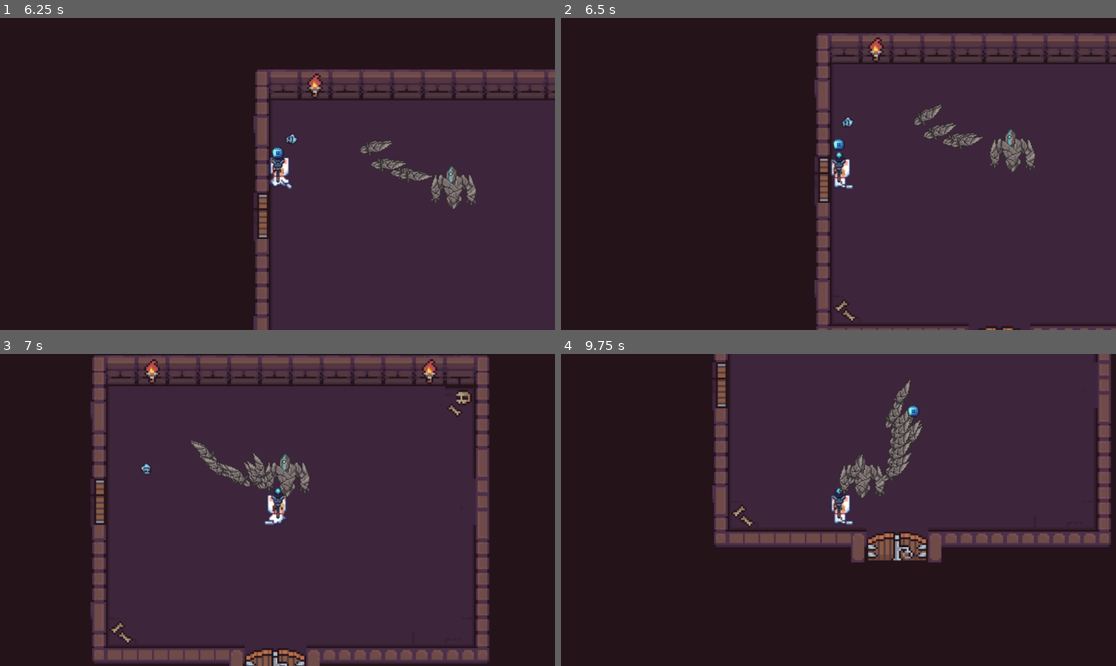
Above: before the commit, frames 1-4 (two rows, left to right).
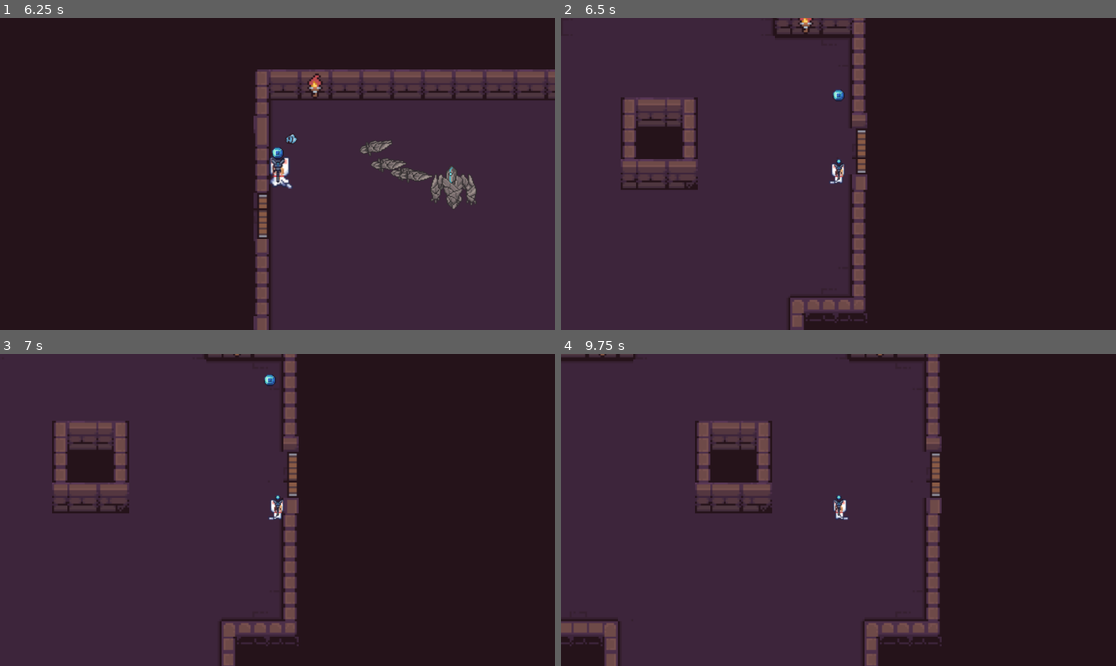
Above: after the commit, the same moments.

Repository: 50002/TaitajaRaSeKo25
Game: Godot game, scene res://start.tscn
Same seed, same stepped clock (60 frames per second), same inputs: the game is played once before the commit and once after it.
Inputs:
- Up to frame 1 (6.25 s): click "Start" at 0.5 s; tap Enter (Attack) at 1.25, 2.75 s; hold D (RIGHT) 1.28-2.03 s; hold Enter (Attack) 1.28-2.03 s; tap Space (Dash) at 2, 2.1, 3.5, 3.6, 5.1 s; hold S (DOWN) 2.03-2.78 s; hold D (RIGHT) 2.78-3.53 s; hold Enter (Attack) 2.78-3.53 s; hold W (UP) 3.53-4.28 s; hold Enter (Attack) 4.28-5.03 s; hold A (LEFT) 4.28-5.78 s; hold S (DOWN) from 5.78 s (still down); hold Enter (Attack) from 5.78 s (still down)
- Up to frame 2 (6.5 s): keep holding S (DOWN); keep holding Enter (Attack)
- Up to frame 3 (7 s): release S (DOWN) at 6.53 s; release Enter (Attack) at 6.53 s; hold D (RIGHT) from 6.53 s (still down); tap Space (Dash) at 6.6 s
- Up to frame 4 (9.75 s): release D (RIGHT) at 7.28 s; hold W (UP) 7.28-8.03 s; hold Enter (Attack) 7.28-8.03 s; hold D (RIGHT) 8.03-8.78 s; tap Space (Dash) at 8.1, 9.6 s; hold S (DOWN) 8.78-9.53 s; hold Enter (Attack) 8.78-9.53 s; hold A (LEFT) from 9.53 s (still down)

Frame 1 is identical in both runs. In frame 2, 90% of the frame differs, in the area x 0-100%, y 0-100%; in frame 3, 57%; in frame 4, 65%.

Commit message:
teleporter

Diff:
--- a/new-game-project/Level1.tscn
+++ b/new-game-project/Level1.tscn
@@ -1,5 +1,6 @@
-[gd_scene load_steps=7 format=4 uid="uid://c3o04q037yq4n"]
+[gd_scene load_steps=9 format=4 uid="uid://c3o04q037yq4n"]
 
+[ext_resource type="Script" path="res://level_1.gd" id="1_cg5pp"]
 [ext_resource type="Texture2D" uid="uid://bnqt8wmkh2gh" path="res://2D Pixel Dungeon Asset Pack v2.0/2D Pixel Dungeon Asset Pack/Dungeon_Tileset_at.png" id="1_rs3bh"]
 [ext_resource type="PackedScene" uid="uid://n24fa1ogoy0n" path="res://Player.tscn" id="2_t0ek6"]
 [ext_resource type="PackedScene" uid="uid://733rwva4mx4a" path="res://Boss.tscn" id="3_o1e8b"]
@@ -1197,7 +1198,11 @@
 physics_layer_0/collision_mask = 5
 sources/5 = SubResource("TileSetAtlasSource_wgwje")
 
+[sub_resource type="RectangleShape2D" id="RectangleShape2D_ibilo"]
+size = Vector2(8, 57)
+
 [node name="Node2D" type="Node2D"]
+script = ExtResource("1_cg5pp")
 
 [node name="TileMap" type="TileMap" parent="."]
 format = 2
@@ -1215,3 +1220,11 @@
 
 [node name="Boss" parent="." instance=ExtResource("3_o1e8b")]
 position = Vector2(255, 135)
+
+[node name="Area2D" type="Area2D" parent="."]
+
+[node name="CollisionShape2D" type="CollisionShape2D" parent="Area2D"]
+position = Vector2(59, 150.5)
+shape = SubResource("RectangleShape2D_ibilo")
+
+[connection signal="body_shape_entered" from="Area2D" to="." method="_on_area_2d_body_shape_entered"]
